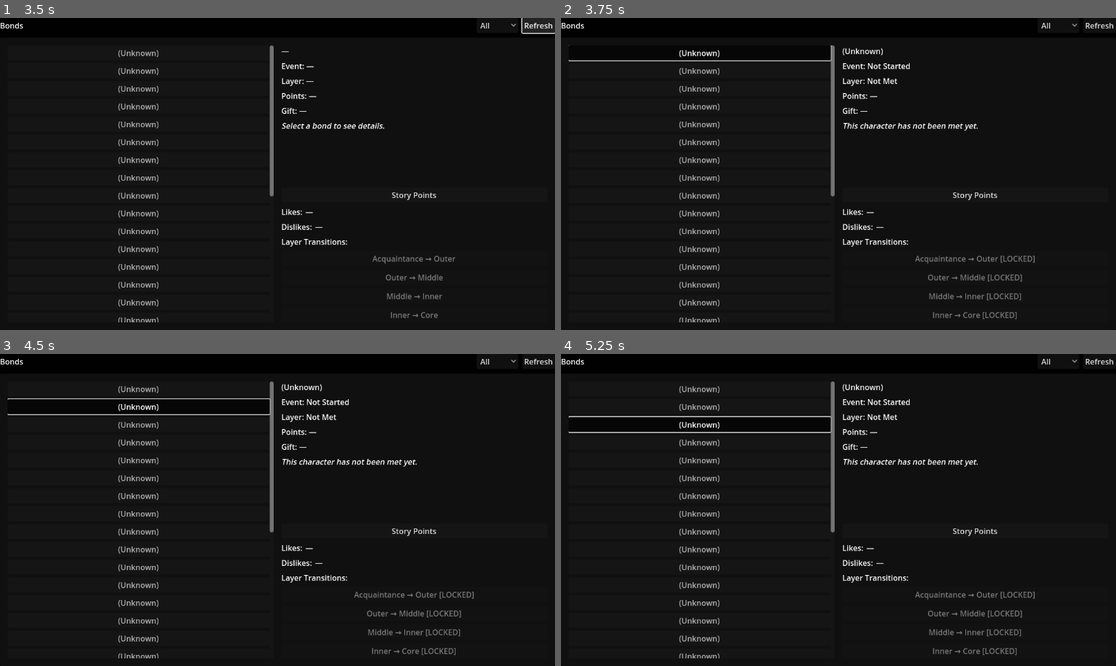
Above: before the commit, frames 1-4 (two rows, left to right).
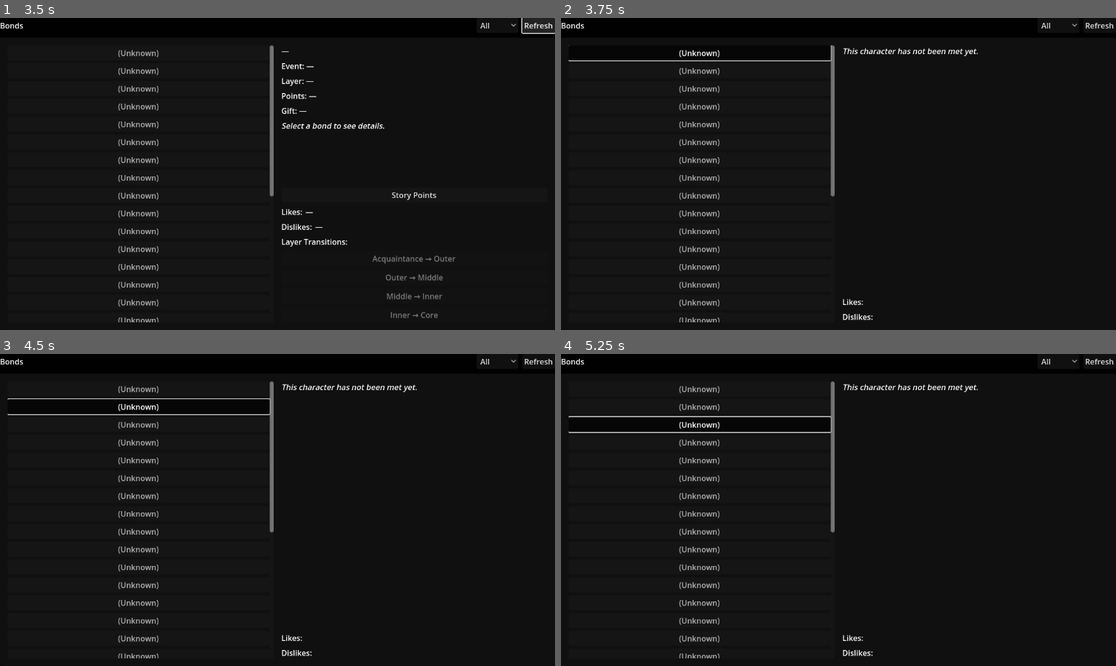
Above: after the commit, the same moments.

Repository: Cristal-Lucina/Psyokin
Game: Godot game, scene res://scenes/main_menu/panels/BondsPanel.tscn
The game is run twice, just before and just after one commit, with the same random seed, the same clock (stepped at 60 frames per second) and the same inputs. This scene is started directly instead of the project's main scene.
Inputs:
- Up to frame 1 (3.5 s): click "Story Points" at 0.5 s; click "Story Points" at 1.25 s; click "All" at 2 s; click "Refresh" at 2.75 s
- Up to frame 2 (3.75 s): click "(Unknown)" at 3.5 s
- Up to frame 3 (4.5 s): click "(Unknown)" at 4.25 s
- Up to frame 4 (5.25 s): click "(Unknown)" at 5 s

Frame 1 is identical in both runs. In frame 2, 1.9% of the frame differs, in the area x 50-86%, y 9-97%; in frame 3, 1.9%; in frame 4, 1.9%.

Commit message:
Hide all bond details for unknown bonds, show only hint
- Hide all detail widgets when bond is unknown (name, event, layer, points, gift, likes, dislikes, unlock buttons, story button)
- Display only the bond_hint text for unknown bonds
- Show all widgets normally for known bonds
- Add helper functions _hide_all_detail_widgets() and _show_all_detail_widgets()
- Creates mysterious reveal effect - players only see cryptic hints until bonds unlock

🤖 Generated with [Claude Code](https://claude.com/claude-code)

Co-Authored-By: Claude <noreply@anthropic.com>

Diff:
--- a/scripts/main_menu/panels/BondsPanel.gd
+++ b/scripts/main_menu/panels/BondsPanel.gd
@@ -366,14 +366,9 @@
 	_update_detail(_selected)
 
 func _update_detail(id: String) -> void:
+	# Handle empty selection
 	if id == "":
 		_name_tv.text = "—"
-	else:
-		var known: bool = _read_known(id)
-		# Show "(Unknown)" for locked bonds in detail panel too
-		_name_tv.text = "(Unknown)" if not known else _display_name(id)
-
-	if id == "":
 		if _event_tv: _event_tv.text = "Event: —"
 		if _layer_tv: _layer_tv.text = "Layer: —"
 		if _points_tv: _points_tv.text = "Points: —"
@@ -386,10 +381,35 @@
 		if _unlock_middle: _unlock_middle.disabled = true
 		if _unlock_inner: _unlock_inner.disabled = true
 		if _story_btn: _story_btn.set_meta("bond_id", "")
+		# Show all widgets
+		_show_all_detail_widgets()
 		return
 
+	# Check if bond is known
+	var known: bool = _read_known(id)
+
+	# If unknown, hide all detail widgets and only show hint
+	if not known:
+		# Hide all detail widgets
+		_hide_all_detail_widgets()
+
+		# Only show the description with hint
+		if _desc:
+			_desc.visible = true
+			var rec: Dictionary = _bond_def(id)
+			var hint: String = String(rec.get("bond_hint", "")).strip_edges()
+			if hint != "":
+				_desc.text = hint
+			else:
+				_desc.text = "[i]This character has not been met yet.[/i]"
+		return
+
+	# Known bond - show all widgets and populate with data
+	_show_all_detail_widgets()
+
+	_name_tv.text = _display_name(id)
+
 	# Get event-based progression data
-	var known: bool = _read_known(id)
 	var event_idx: int = _read_event_index(id)
 	var points: int = _read_points_bank(id)
 	var threshold: int = _read_next_threshold(id)
@@ -398,21 +418,18 @@
 
 	# Event progress
 	if _event_tv:
-		if not known or event_idx == 0:
+		if event_idx == 0:
 			_event_tv.text = "Event: Not Started"
 		else:
 			_event_tv.text = "Event: E%d Complete" % event_idx
 
 	# Layer stage
 	if _layer_tv:
-		if not known:
-			_layer_tv.text = "Layer: Not Met"
-		else:
-			_layer_tv.text = "Layer: %s" % layer_name
+		_layer_tv.text = "Layer: %s" % layer_name
 
 	# Points bank / threshold
 	if _points_tv:
-		if not known or event_idx == 0:
+		if event_idx == 0:
 			_points_tv.text = "Points: —"
 		elif threshold > 0:
 			_points_tv.text = "Points: %d / %d" % [points, threshold]
@@ -421,27 +438,18 @@
 
 	# Gift status
 	if _gift_tv:
-		if not known or event_idx == 0:
+		if event_idx == 0:
 			_gift_tv.text = "Gift: —"
 		elif gift_used:
 			_gift_tv.text = "Gift: Used this layer"
 		else:
 			_gift_tv.text = "Gift: Available"
 
-	# Description or Hint
+	# Description
 	var rec: Dictionary = _bond_def(id)
 	if _desc:
-		if not known:
-			# Show hint for unknown bonds instead of description
-			var hint: String = String(rec.get("bond_hint", "")).strip_edges()
-			if hint != "":
-				_desc.text = "[i]" + hint + "[/i]"
-			else:
-				_desc.text = "[i]This character has not been met yet.[/i]"
-		else:
-			# Show normal description for known bonds
-			var desc: String = String(rec.get("bond_description", "")).strip_edges()
-			_desc.text = desc
+		var desc: String = String(rec.get("bond_description", "")).strip_edges()
+		_desc.text = desc
 
 	# Likes/Dislikes (only discovered, never show full list)
 	var likes: PackedStringArray = _read_discovered_or_full(id, true)
@@ -480,6 +488,38 @@
 	# Story points
 	if _story_btn:
 		_story_btn.set_meta("bond_id", id)
+
+func _hide_all_detail_widgets() -> void:
+	if _name_tv: _name_tv.visible = false
+	if _event_tv: _event_tv.visible = false
+	if _layer_tv: _layer_tv.visible = false
+	if _points_tv: _points_tv.visible = false
+	if _gift_tv: _gift_tv.visible = false
+	if _likes_tv: _likes_tv.visible = false
+	if _dislikes_tv: _dislikes_tv.visible = false
+	if _unlock_hdr: _unlock_hdr.visible = false
+	if _unlock_acq: _unlock_acq.visible = false
+	if _unlock_outer: _unlock_outer.visible = false
+	if _unlock_middle: _unlock_middle.visible = false
+	if _unlock_inner: _unlock_inner.visible = false
+	if _story_btn: _story_btn.visible = false
+	if _desc: _desc.visible = false
+
+func _show_all_detail_widgets() -> void:
+	if _name_tv: _name_tv.visible = true
+	if _event_tv: _event_tv.visible = true
+	if _layer_tv: _layer_tv.visible = true
+	if _points_tv: _points_tv.visible = true
+	if _gift_tv: _gift_tv.visible = true
+	if _likes_tv: _likes_tv.visible = true
+	if _dislikes_tv: _dislikes_tv.visible = true
+	if _unlock_hdr: _unlock_hdr.visible = true
+	if _unlock_acq: _unlock_acq.visible = true
+	if _unlock_outer: _unlock_outer.visible = true
+	if _unlock_middle: _unlock_middle.visible = true
+	if _unlock_inner: _unlock_inner.visible = true
+	if _story_btn: _story_btn.visible = true
+	if _desc: _desc.visible = true
 
 func _display_name(id: String) -> String:
 	if _sys and _sys.has_method("get_bond_name"):
